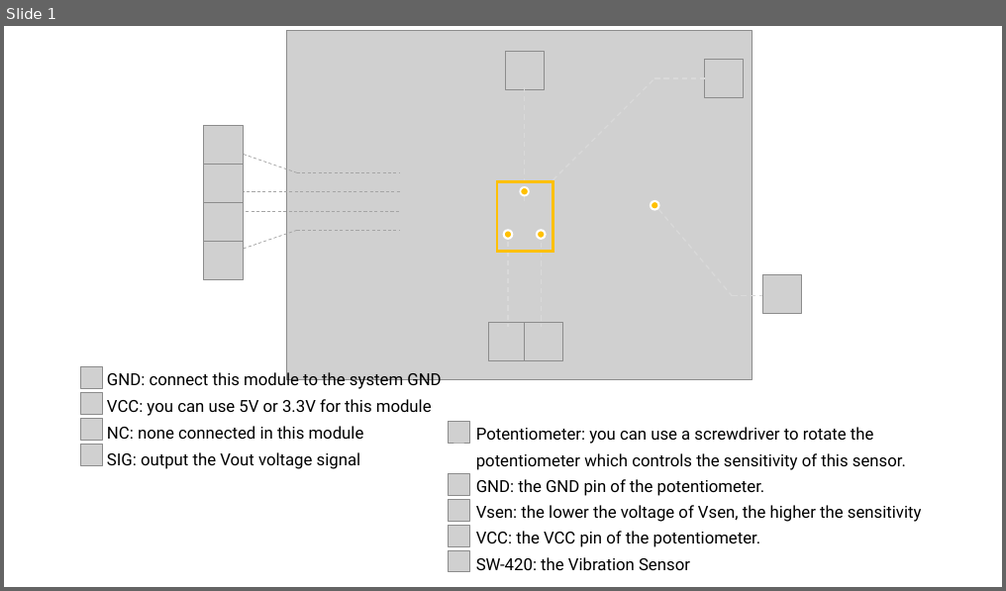
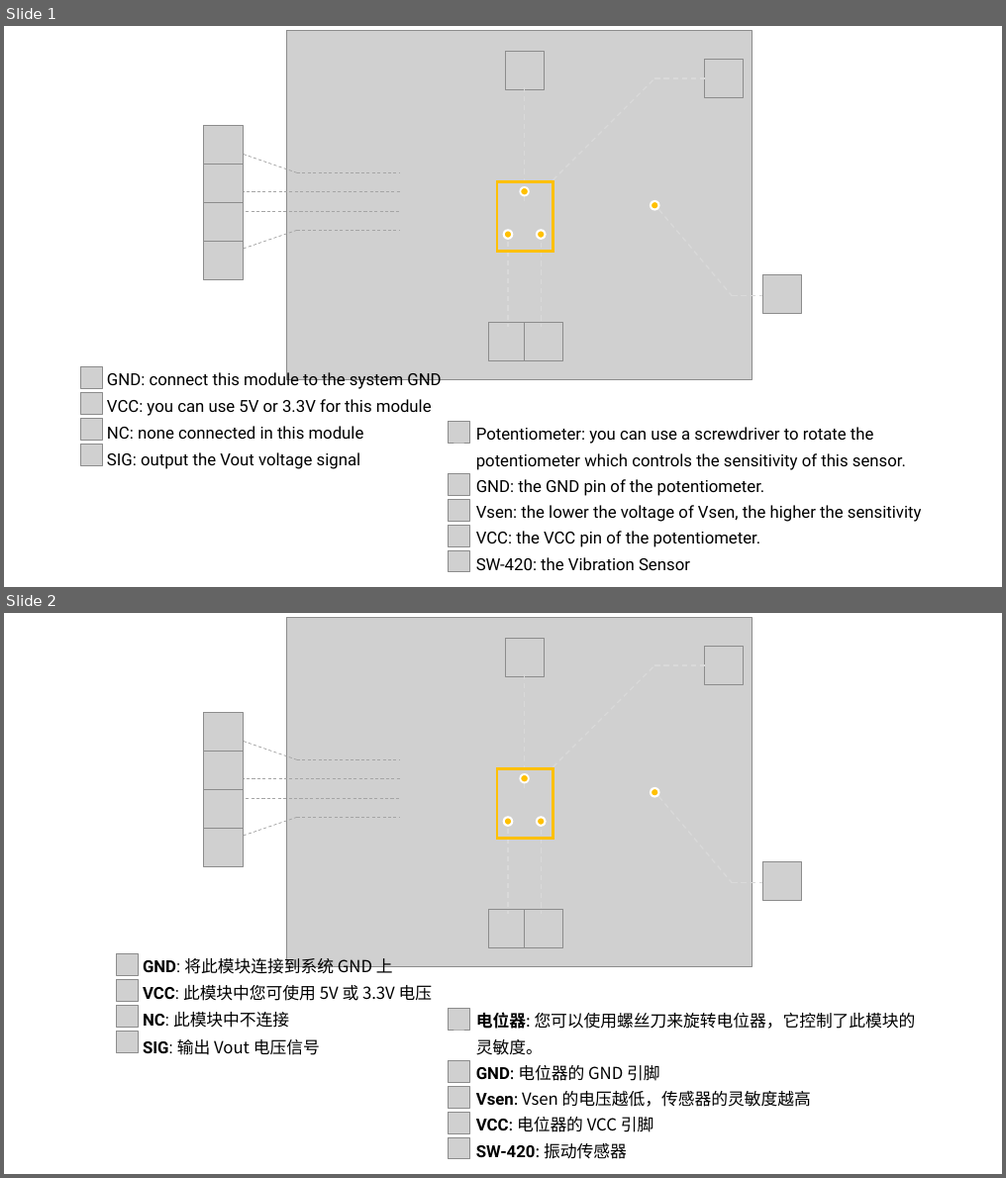
Before and after one commit to SeeedDocument/Grove-Vibration_Sensor-SW-420, a slide deck: img/pin_map.pptx. Shown one above the other, each under a label of ours: slide 1 before the commit, slides 1 and 2 after it. The pictures are 1006x591 and 1006x1178 pixels, drawn with LibreOffice and Linux fonts; fonts in the diff are those of the drawing; grey boxes stand for pictures. Boxes give left, top, right and bottom in pixels: in the first picture for what was removed or moved away, otherwise in the second. Text is boxed around its words. In the diff, an @@ line names an element or a change of style, - is before the commit and + after.

```diff
--- a/img/pin_map.pptx
+++ b/img/pin_map.pptx
@@ slide 2 added at [4,613,1002,1174], background #FFFFFF @@
@@ picture added at [287,618,752,967] @@
@@ picture added at [506,638,545,676] @@
@@ line added from (553, 767) to (654, 665), #D9D9D9 1.25 pt dashed @@
@@ line added from (654, 665) to (706, 665), #D9D9D9 1.25 pt dashed @@
@@ picture added at [704,646,743,685] @@
@@ line added from (525, 674) to (525, 788), #D9D9D9 1.25 pt dashed @@
@@ line added from (297, 760) to (242, 741), #A5A5A5 0.75 pt dashed @@
@@ line added from (297, 760) to (399, 760), #A5A5A5 0.75 pt dashed @@
@@ group added at [204,713,243,866]: 4 pictures @@
@@ line added from (242, 778) to (402, 778), #A5A5A5 0.75 pt dashed @@
@@ rectangle added at [497,768,553,838], outline #FFC000 2.75 pt @@
@@ ellipse added at [521,774,529,783], fill #FFC000, outline #FFFFFF 1.75 pt @@
@@ ellipse added at [650,788,659,796], fill #FFC000, outline #FFFFFF 2 pt @@
@@ line added from (241, 799) to (401, 799), #A5A5A5 0.75 pt dashed @@
@@ line added from (297, 817) to (242, 837), #A5A5A5 0.75 pt dashed @@
@@ line added from (297, 817) to (399, 817), #A5A5A5 0.75 pt dashed @@
@@ ellipse added at [504,817,512,826], fill #FFC000, outline #FFFFFF 2 pt @@
@@ line added from (508, 820) to (508, 914), #D9D9D9 1.25 pt dashed @@
@@ ellipse added at [537,817,546,826], fill #FFC000, outline #FFFFFF 2 pt @@
@@ line added from (659, 796) to (733, 883), #D9D9D9 1.25 pt dashed @@
@@ line added from (541, 821) to (541, 914), #D9D9D9 1.25 pt dashed @@
@@ picture added at [763,861,802,900] @@
@@ picture added at [488,909,528,949] @@
@@ picture added at [525,909,563,949] @@
@@ line added from (733, 883) to (766, 883), #D9D9D9 1.25 pt dashed @@
@@ text added at [143,956,433,1056], 16 pt, text #000000 @@
+GND: 将此模块连接到系统 GND 上
+VCC: 此模块中您可使用 5V 或 3.3V 电压
+NC: 此模块中不连接
+SIG: 输出 Vout 电压信号
@@ group added at [116,954,138,1054]: 4 pictures @@
@@ picture added at [448,1008,469,1030] @@
@@ text added at [476,1012,916,1159], 16 pt, text #000000 @@
+电位器: 您可以使用螺丝刀来旋转电位器，它控制了此模块的灵敏度。
+GND: 电位器的 GND 引脚
+Vsen: Vsen 的电压越低，传感器的灵敏度越高
+VCC: 电位器的 VCC 引脚
+SW-420: 振动传感器
@@ picture added at [448,1060,469,1082] @@
@@ picture added at [448,1087,469,1109] @@
@@ picture added at [448,1112,469,1134] @@
@@ picture added at [448,1138,469,1159] @@
```
Also in this commit, not shown: 1 other file.
